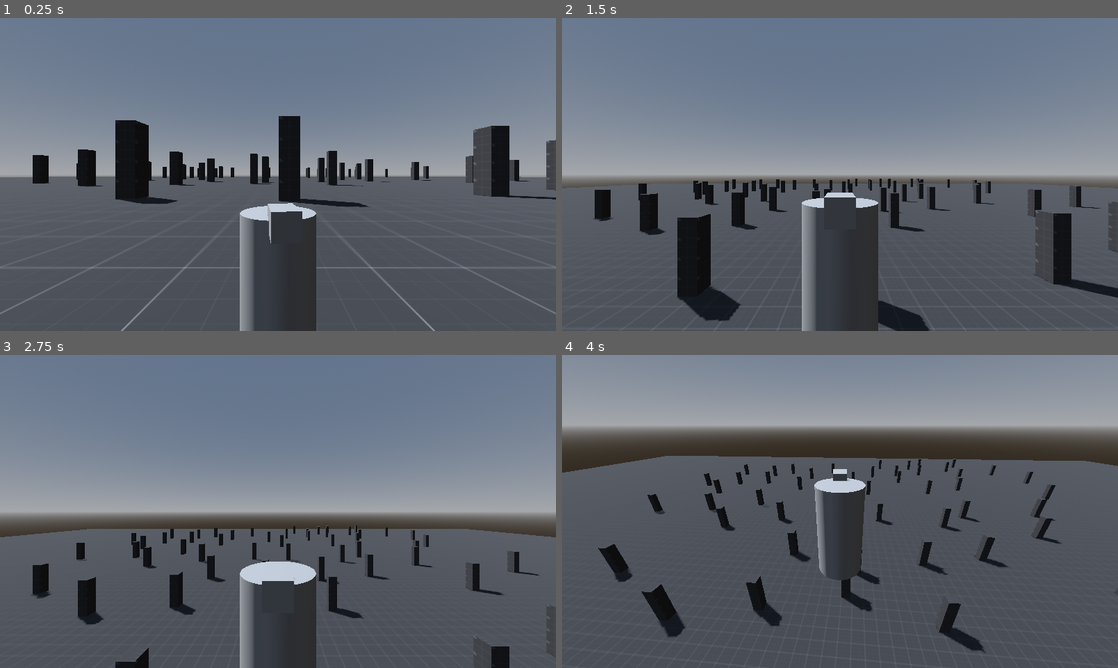
Above: before the commit, frames 1-4 (two rows, left to right).
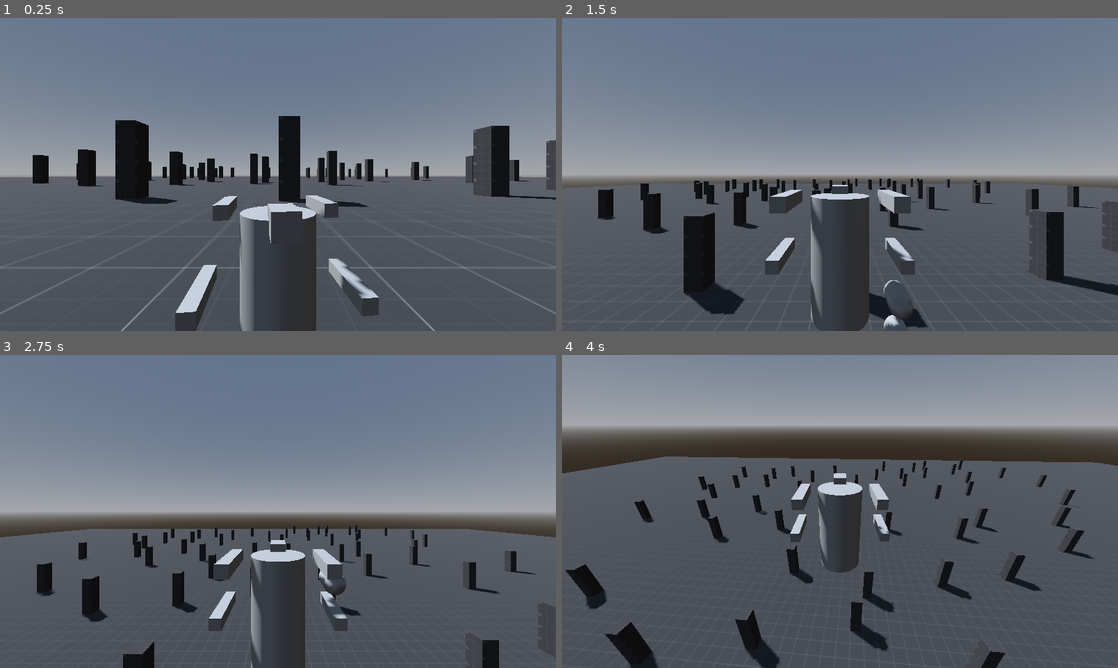
Above: after the commit, the same moments.

Repository: elecarno/ac-inspired
Game: Godot game, scene res://world.tscn
Two runs of this game, one before a commit and one after it. Both use one fixed random seed, a clock stepped at 60 frames per second and the inputs below.
Inputs (mouse positions are in pixels of both pictures, inside the frame that each line leads up to):
- Up to frame 1 (0.25 s): no input
- Up to frame 2 (1.5 s): move the mouse to (962, 158) at 0.52 s; hold E (weapon_right_back, bound only after the commit) 0.53-1.28 s; hold Right mouse button (weapon_right_hand, bound only after the… 0.53-1.28 s; tap Shift (move_boost) at 0.6 s; tap Space (move_jump) at 0.77 s; move the mouse to (728, 190) at 1.27 s; hold Q (weapon_left_back, bound only after the commit) from 1.28 s (still down); right-click (728, 190) at 1.35 s
- Up to frame 3 (2.75 s): tap Space (move_jump) at 1.52 s; tap Shift (move_boost) at 1.55 s; move the mouse to (333, 442) at 2.02 s; release Q (weapon_left_back, bound only after the commit) at 2.03 s; press the mouse at (333, 442) at 2.03 s; hold E (weapon_right_back, bound only after the commit) from 2.03 s (still down); right-click (333, 442) at 2.3 s
- Up to frame 4 (4 s): move the mouse to (834, 517) at 2.77 s; release E (weapon_right_back, bound only after the commit) at 2.78 s; release the mouse at (834, 517) at 2.78 s; hold W (move_forward) from 2.78 s (still down); tap Shift (move_boost) at 2.85 s; tap Space (move_jump) at 3.02, 3.77 s; move the mouse to (878, 514) at 3.52 s; hold Tab (move_mode) from 3.53 s (still down); right-click (878, 514) at 3.8 s

The runs differ from the first frame. In frame 1, 2.1% of the frame differs, in the area x 31-69%, y 56-100%; in frame 2, 6.6%; in frame 3, 6.0%; in frame 4, 10%, in the area x 0-100%, y 32-100%.

Commit message:
weapon firing dev

Diff:
--- /dev/null
+++ b/bullet.tscn
@@ -0,0 +1,21 @@
+[gd_scene format=3 uid="uid://b2umyn6ypeagb"]
+
+[ext_resource type="Script" uid="uid://niykdy3xscj2" path="res://scripts/proj_bullet.gd" id="1_v7oki"]
+
+[sub_resource type="SphereShape3D" id="SphereShape3D_v7oki"]
+radius = 0.1
+
+[sub_resource type="CapsuleMesh" id="CapsuleMesh_v7oki"]
+radius = 0.2
+height = 0.7
+
+[node name="bullet" type="RigidBody3D" unique_id=1668008969]
+mass = 0.5
+script = ExtResource("1_v7oki")
+
+[node name="col" type="CollisionShape3D" parent="." unique_id=863798930]
+shape = SubResource("SphereShape3D_v7oki")
+
+[node name="mesh" type="MeshInstance3D" parent="." unique_id=651818519]
+transform = Transform3D(1, 0, 0, 0, -4.371139e-08, -1, 0, 1, -4.371139e-08, 0, 0, 0)
+mesh = SubResource("CapsuleMesh_v7oki")
--- a/project.godot
+++ b/project.godot
@@ -74,6 +74,26 @@
 "events": [Object(InputEventMouseButton,"resource_local_to_scene":false,"resource_name":"","device":-1,"window_id":0,"a …(258 unchanged characters)…
 ]
 }
+weapon_right_hand={
+"deadzone": 0.2,
+"events": [Object(InputEventMouseButton,"resource_local_to_scene":false,"resource_name":"","device":-1,"window_id":0,"alt_pressed":false,"shift_pressed":false,"ctrl_pressed":false,"meta_pressed":false,"button_mask":2,"position":Vector2(274, 16),"global_position":Vector2(283, 64),"factor":1.0,"button_index":2,"canceled":false,"pressed":true,"double_click":false,"script":null)
+]
+}
+weapon_left_hand={
+"deadzone": 0.2,
+"events": [Object(InputEventMouseButton,"resource_local_to_scene":false,"resource_name":"","device":-1,"window_id":0,"alt_pressed":false,"shift_pressed":false,"ctrl_pressed":false,"meta_pressed":false,"button_mask":1,"position":Vector2(290, 14),"global_position":Vector2(299, 62),"factor":1.0,"button_index":1,"canceled":false,"pressed":true,"double_click":false,"script":null)
+]
+}
+weapon_right_back={
+"deadzone": 0.2,
+"events": [Object(InputEventKey,"resource_local_to_scene":false,"resource_name":"","device":-1,"window_id":0,"alt_pressed":false,"shift_pressed":false,"ctrl_pressed":false,"meta_pressed":false,"pressed":false,"keycode":0,"physical_keycode":69,"key_label":0,"unicode":101,"location":0,"echo":false,"script":null)
+]
+}
+weapon_left_back={
+"deadzone": 0.2,
+"events": [Object(InputEventKey,"resource_local_to_scene":false,"resource_name":"","device":-1,"window_id":0,"alt_pressed":false,"shift_pressed":false,"ctrl_pressed":false,"meta_pressed":false,"pressed":false,"keycode":0,"physical_keycode":81,"key_label":0,"unicode":113,"location":0,"echo":false,"script":null)
+]
+}
 
 [physics]
 
--- a/scripts/player.gd
+++ b/scripts/player_controller.gd
@@ -39,10 +39,15 @@
 ## Vertical downward decelleration applied to the player as gravity
 @export var gravity:			float = -30.0
 
+@export_group("Cooldowns")
+@export var flight_delay_time: 		float = 0.5
+@export var quick_boost_delay_time: float = 0.5
+
 # VARIABLES --------------------------------------------------------------------
 var cam_input_direction: 	 Vector2 = Vector2.ZERO
 var last_movement_direction: Vector3 = Vector3.BACK
-var is_boost_mode: bool = false
+var is_boost_mode: 	bool = false
+var is_targeting:	bool = false
 
 # REFERENCES -------------------------------------------------------------------
 @onready var cam_pivot: 	Node3D = $cam_pivot
@@ -51,12 +56,14 @@
 @onready var mesh: 			MeshInstance3D = $mesh
 @onready var flight_delay: 	Timer = $flight_delay
 @onready var qb_delay: 		Timer = $qb_delay
-
+@onready var target_delay: 	Timer = $target_delay
 
 
 # CODE -------------------------------------------------------------------------
 func _ready() -> void:
 	cam_arm.spring_length = cam_walk_distance
+	flight_delay.wait_time = flight_delay_time
+	qb_delay.wait_time = quick_boost_delay_time
 
 	# stop cam pivot from being locked to player position
 	cam_pivot.set_as_top_level(true)
@@ -75,6 +82,17 @@
 		else:
 			is_boost_mode = true
 
+	# detect weapon usage
+	var has_fired = (
+		event.is_action_pressed("weapon_right_hand") or
+		event.is_action_pressed("weapon_left_hand")  or
+		event.is_action_pressed("weapon_right_back") or
+		event.is_action_pressed("weapon_left_back")
+	)
+	if has_fired:
+		is_targeting = true
+		target_delay.start()
+
 
 func _unhandled_input(event: InputEvent) -> void:
 	# handle camera movement input
@@ -156,8 +174,13 @@
 	velocity.y = y_velocity + (gravity * delta)
 
 	# quick boosting
-	if Input.is_action_just_pressed("move_boost") and qb_delay.is_stopped():
+	var can_boost: bool = (
+		Input.is_action_just_pressed("move_boost") and
+		qb_delay.is_stopped()
+	)
+	if can_boost:
 		velocity += (move_direction * quick_boost_speed)
+		is_boost_mode = true
 		qb_delay.start()
 
 	# jumping and flight
@@ -184,13 +207,51 @@
 	#if is_boost_mode and velocity.length() < 0.1:
 		#is_boost_mode = false
 
-	# rotate mesh to movement direction
-	if move_direction.length() > 0.2:
-		last_movement_direction = move_direction
-
-	var target_angle: float = Vector3.BACK.signed_angle_to(
-		last_movement_direction, Vector3.UP
-	)
+	# mesh rotation
+	var target_angle: float = 0.0
+	if is_targeting:
+		# get screen center
+		var viewport_size = get_viewport().get_visible_rect().size
+		var screen_center = viewport_size / 2
+
+		# raycast from center of camera
+		var ray_origin = cam.project_ray_origin(screen_center)
+		var ray_end = ray_origin + cam.project_ray_normal(screen_center) * 1000.0 # 1000m range
+
+		# check for hit
+		var query = PhysicsRayQueryParameters3D.create(ray_origin, ray_end)
+
+		# exclude the player from hitting themselves
+		query.exclude = [get_rid()]
+
+		var space_state = get_world_3d().direct_space_state
+		var result = space_state.intersect_ray(query)
+		var target_point: Vector3
+		if result: # snap to hit point
+			target_point = result.position
+		else: # hit nothing, snap to a point far in the distance
+			target_point = ray_end
+
+		# rotate mesh and update last_movement_direction
+		var look_pos = Vector3(target_point.x, global_position.y, target_point.z)
+		var direction_to_target = (look_pos - global_position).normalized()
+		if global_position.distance_to(look_pos) > 0.1:
+			target_angle = Vector3.BACK.signed_angle_to(
+				direction_to_target, Vector3.UP
+			)
+			last_movement_direction = direction_to_target
+	else: # rotate mesh to movement direction
+		if move_direction.length() > 0.2:
+			last_movement_direction = move_direction
+
+		target_angle = Vector3.BACK.signed_angle_to(
+			last_movement_direction, Vector3.UP
+		)
+
 	mesh.global_rotation.y = lerp_angle(
 		mesh.rotation.y, target_angle, rotation_speed * delta
 	)
+
+
+func _on_target_delay_timeout() -> void:
+	is_targeting = false
--- /dev/null
+++ b/scripts/player_weapons.gd
@@ -0,0 +1,38 @@
+extends Node
+
+# VARIABLES --------------------------------------------------------------------
+enum WEAPON_POSITION {
+	RIGHT_HAND, LEFT_HAND,
+	RIGHT_BACK, LEFT_BACK
+}
+
+# REFERENCES -------------------------------------------------------------------
+@onready var barrel_right_hand: Node3D = $"../mesh/weapon_barrels/barrel_right-hand"
+@onready var barrel_left_hand: Node3D = $"../mesh/weapon_barrels/barrel_left-hand"
+@onready var barrel_right_back: Node3D = $"../mesh/weapon_barrels/barrel_right-back"
+@onready var barrel_left_back: Node3D = $"../mesh/weapon_barrels/barrel_left-back"
+
+
+# PRELOADS ---------------------------------------------------------------------
+@onready var prefab_bullet: PackedScene = preload("res://bullet.tscn")
+
+
+# CODE -------------------------------------------------------------------------
+func _input(event: InputEvent) -> void:
+	if event.is_action_pressed("weapon_right_hand"):
+		fire_weapon(WEAPON_POSITION.RIGHT_HAND)
+	if event.is_action_pressed("weapon_left_hand"):
+		fire_weapon(WEAPON_POSITION.LEFT_HAND)
+	if event.is_action_pressed("weapon_right_back"):
+		fire_weapon(WEAPON_POSITION.RIGHT_BACK)
+	if event.is_action_pressed("weapon_left_back"):
+		fire_weapon(WEAPON_POSITION.LEFT_BACK)
+
+
+func fire_weapon(weapon_pos: WEAPON_POSITION):
+	var bullet_instance: RigidBody3D = prefab_bullet.instantiate()
+	bullet_instance.global_position = barrel_right_hand.global_position
+	#if weapon_pos == WEAPON_POSITION.RIGHT_HAND:
+		#bullet_instance.global_position = barrel_right_hand.global_position
+
+	get_parent().get_parent().add_child(bullet_instance)
--- /dev/null
+++ b/scripts/proj_bullet.gd
@@ -0,0 +1,4 @@
+extends RigidBody3D
+
+func _process(delta: float) -> void:
+	pass
--- a/world.tscn
+++ b/world.tscn
@@ -1,8 +1,9 @@
 [gd_scene format=3 uid="uid://bhxapialta7no"]
 
 [ext_resource type="Texture2D" uid="uid://0c5kicpxg7wv" path="res://tex/proto/dark/texture_01.png" id="1_f3sb7"]
-[ext_resource type="Script" uid="uid://kgrshajy564m" path="res://scripts/player.gd" id="2_fj7yv"]
+[ext_resource type="Script" uid="uid://kgrshajy564m" path="res://scripts/player_controller.gd" id="2_fj7yv"]
 [ext_resource type="Texture2D" uid="uid://pbq1fbyiag1f" path="res://tex/proto/dark/texture_13.png" id="2_tlwt5"]
+[ext_resource type="Script" uid="uid://bxh1i1ro56qyp" path="res://scripts/player_weapons.gd" id="4_aqk2v"]
 
 [sub_resource type="ProceduralSkyMaterial" id="ProceduralSkyMaterial_fj7yv"]
 
@@ -39,6 +40,9 @@
 [sub_resource type="BoxMesh" id="BoxMesh_f3sb7"]
 size = Vector3(0.3, 0.3, 0.5)
 
+[sub_resource type="BoxMesh" id="BoxMesh_aqk2v"]
+size = Vector3(0.2, 0.2, 1)
+
 [node name="world" type="Node3D" unique_id=546850593]
 
 [node name="env" type="WorldEnvironment" parent="." unique_id=213791963]
@@ -2223,6 +2227,9 @@
 [node name="player" type="CharacterBody3D" parent="." unique_id=1324173662]
 script = ExtResource("2_fj7yv")
 
+[node name="weapons" type="Node" parent="player" unique_id=689538165]
+script = ExtResource("4_aqk2v")
+
 [node name="col" type="CollisionShape3D" parent="player" unique_id=1932294852]
 transform = Transform3D(-1, 0, 8.742278e-08, 0, 1, 0, -8.742278e-08, 0, -1, 0, 1, 0)
 shape = SubResource("CylinderShape3D_f3sb7")
@@ -2235,6 +2242,32 @@
 transform = Transform3D(1, 0, 0, 0, 1, 0, 0, 0, 1, 0, 1, 0.5)
 mesh = SubResource("BoxMesh_f3sb7")
 
+[node name="weapon_barrels" type="Node3D" parent="player/mesh" unique_id=1416960855]
+
+[node name="barrel_right-hand" type="Node3D" parent="player/mesh/weapon_barrels" unique_id=373611982]
+transform = Transform3D(1, 0, 0, 0, 1, 0, 0, 0, 1, -1, 0, 8.742278e-08)
+
+[node name="mesh" type="MeshInstance3D" parent="player/mesh/weapon_barrels/barrel_right-hand" unique_id=1118291347]
+mesh = SubResource("BoxMesh_aqk2v")
+
+[node name="barrel_left-hand" type="Node3D" parent="player/mesh/weapon_barrels" unique_id=1979699831]
+transform = Transform3D(1, 0, 0, 0, 1, 0, 0, 0, 1, 1, 0, -8.742278e-08)
+
+[node name="mesh" type="MeshInstance3D" parent="player/mesh/weapon_barrels/barrel_left-hand" unique_id=892066738]
+mesh = SubResource("BoxMesh_aqk2v")
+
+[node name="barrel_right-back" type="Node3D" parent="player/mesh/weapon_barrels" unique_id=178277254]
+transform = Transform3D(1, 0, 0, 0, 1, 0, 0, 0, 1, -0.75, 1, -0.5)
+
+[node name="mesh" type="MeshInstance3D" parent="player/mesh/weapon_barrels/barrel_right-back" unique_id=1418701829]
+mesh = SubResource("BoxMesh_aqk2v")
+
+[node name="barrel_left-back" type="Node3D" parent="player/mesh/weapon_barrels" unique_id=1889184087]
+transform = Transform3D(1, 0, 0, 0, 1, 0, 0, 0, 1, 0.75, 1, -0.5)
+
+[node name="mesh" type="MeshInstance3D" parent="player/mesh/weapon_barrels/barrel_left-back" unique_id=1117565767]
+mesh = SubResource("BoxMesh_aqk2v")
+
 [node name="cam_pivot" type="Node3D" parent="player" unique_id=1657541630]
 transform = Transform3D(1, 0, 0, 0, 1, 0, 0, 0, 1, 0, 2.5, 0)
 
@@ -2252,3 +2285,8 @@
 [node name="qb_delay" type="Timer" parent="player" unique_id=1632128203]
 wait_time = 0.5
 one_shot = true
+
+[node name="target_delay" type="Timer" parent="player" unique_id=725604077]
+one_shot = true
+
+[connection signal="timeout" from="player/target_delay" to="player" method="_on_target_delay_timeout"]
Renamed: scripts/player.gd.uid -> scripts/player_controller.gd.uid
Not shown, added: scripts/player_weapons.gd.uid
Not shown, added: scripts/proj_bullet.gd.uid
